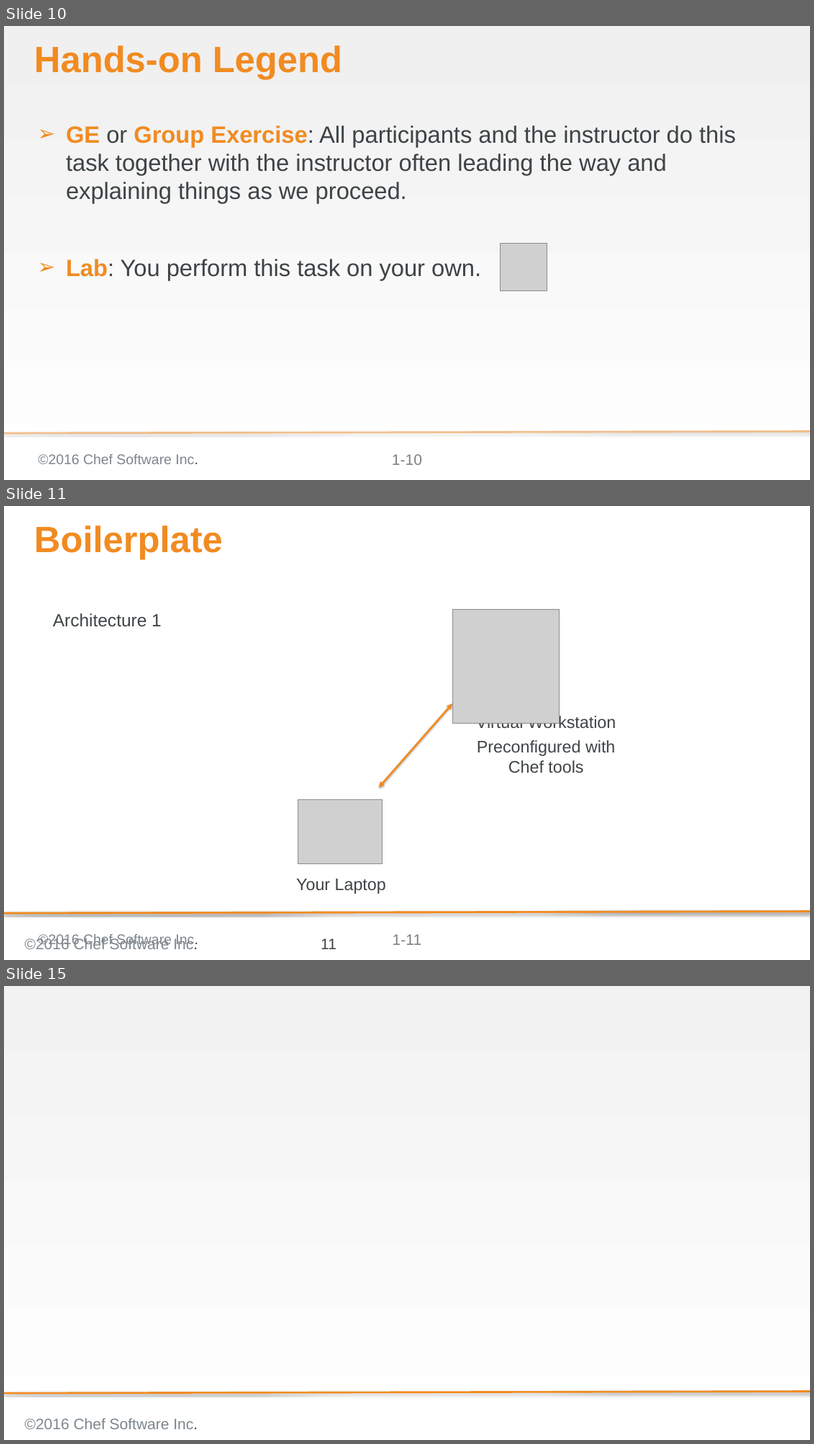
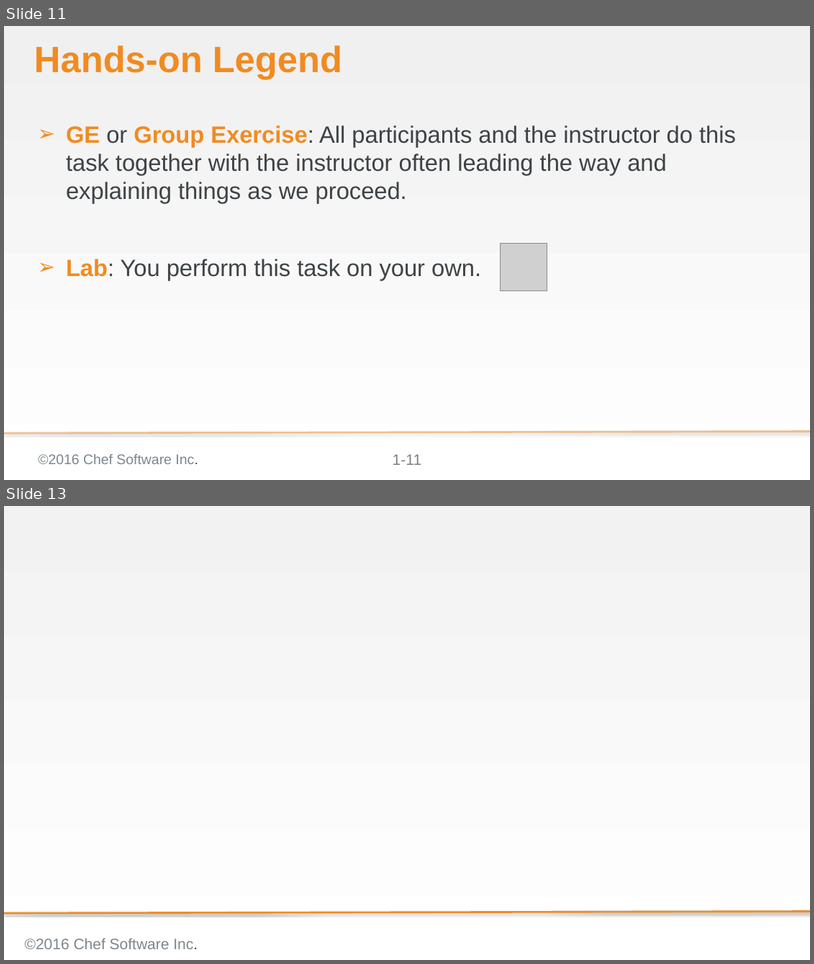
Before and after one commit to bchamby/chef-compliance-installation-configuration-operation, a slide deck: 01-Intro.pptx. Shown one above the other, each under a label of ours: slides 10, 11 and 15 before the commit, slides 11 and 13 after it; the slides between them are not shown. The pictures are 814x1444 and 814x964 pixels, drawn with LibreOffice and Linux fonts; fonts in the diff are those of the drawing; grey boxes stand for pictures; background and template pictures are left out. Boxes give left, top, right and bottom in pixels: in the first picture for what was removed or moved away, otherwise in the second. Text is boxed around its words. In the diff, an @@ line names an element or a change of style, - is before the commit and + after.

```diff
--- a/01-Intro.pptx
+++ b/01-Intro.pptx
@@ slide 11 removed at box(4, 506, 810, 960), background #FFFFFF; not listed: 4 template elements that a slide beside it also shows @@
@@ title removed at box(34, 525, 223, 560) @@
-Boilerplate
@@ text removed at box(53, 613, 162, 627) @@
-  Architecture 1
@@ picture removed at box(453, 609, 559, 723) @@
@@ double arrow removed from (453, 703) to (379, 788) @@
@@ text removed at box(476, 715, 616, 773) @@
-Virtual Workstation
-Preconfigured with Chef tools
@@ picture removed at box(298, 800, 382, 863) @@
@@ text removed at box(296, 878, 386, 893) @@
-Your Laptop
@@ text removed at box(83, 934, 198, 949) @@
-©2016 Chef Software Inc.
@@ page number removed at box(321, 938, 337, 949) @@
-11
@@ what was slide 10 is now slide 11 @@
@@ page number at box(393, 454, 422, 464): text changed @@
-1-10
+1-11
@@ what was slide 15 is now slide 13 @@
```
Also in this commit, not shown: 2 slides changed, 1 slide added, 2 other slides removed.
